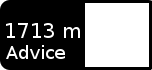
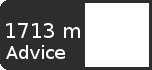
The second 152x70 image is a revision of the first. Changes to its layers:
painted on "navigation-app-browse-map-guidance-background" over [0, 0, 152, 70]
